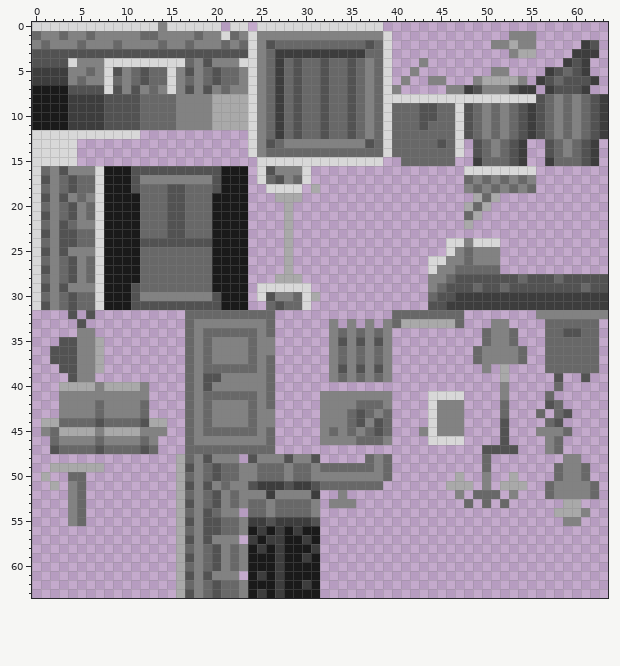
A pixel-art file gets an edit: resource/graphics/city_tileset.aseprite. Above, as it was before the edit.
64x64 pixels, 1 frame.
New version:
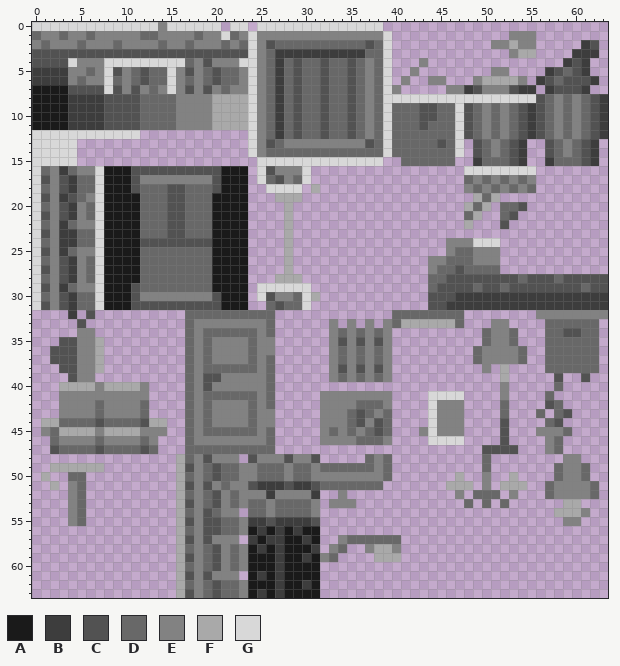
Palette (. is transparent): A #1a1a1a  B #3d3d3d  C #525252  D #686868  E #828282  F #a9a9a9  G #d8d8d8
Diff:
Colour C gives way to colour B in row 16 at x 3; in rows 17 to 18 at x 4; in row 19 at x 3; in rows 20 to 21 at x 4; in row 22 at x 3; in rows 23 to 24 at x 3 to 4.
Colour C gives way to colour B in row 25 at x 3; in rows 26 to 28 at x 4; in row 29 at x 3; in rows 30 to 32 at x 4.
The edit adds colour C in row 20 at x 54; in row 21 at x 53; in row 22 at x 52.
Colour D gives way to colour C in rows 17 to 18 at x 3; in rows 20 to 21 at x 3; in row 26 at x 3; in row 27 at x 3 and 47; in row 28 at x 3 and 46; in row 29 at x 45.
Colour D gives way to colour C in row 30 at x 3 and 44; in row 31 at x 3.
Colour E gives way to colour C in row 19 at x 4.
The edit adds colour D in row 20 at x 52 to 53; in row 21 at x 52; in row 57 at x 35 to 40; in row 58 at x 34; in row 59 at x 33.
Colour E gives way to colour D in row 16 at x 4; in row 25 at x 4 and 47; in row 26 at x 46 to 47; in row 27 at x 45 to 46; in row 28 at x 44 to 45; in row 29 at x 4 and 44.
The edit adds colour E in row 57 at x 34; in row 58 at x 33, 37 and 40; in row 59 at x 32.
Colour G gives way to colour E in row 24 at x 46 to 47; in row 25 at x 46; in row 26 at x 44 to 45; in row 27 at x 44.
The edit adds colour F in row 58 at x 38 to 39; in row 59 at x 38 to 40.
